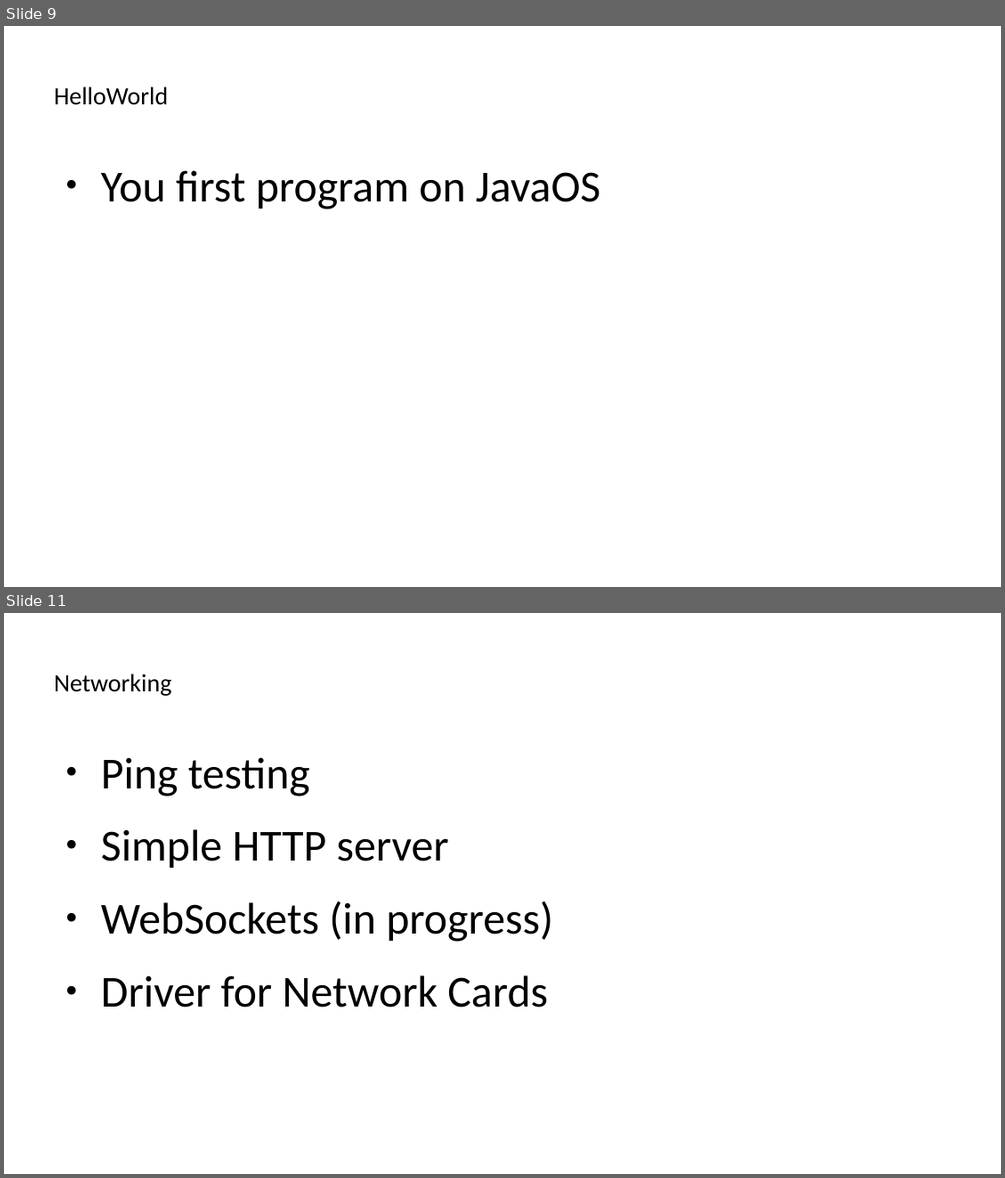
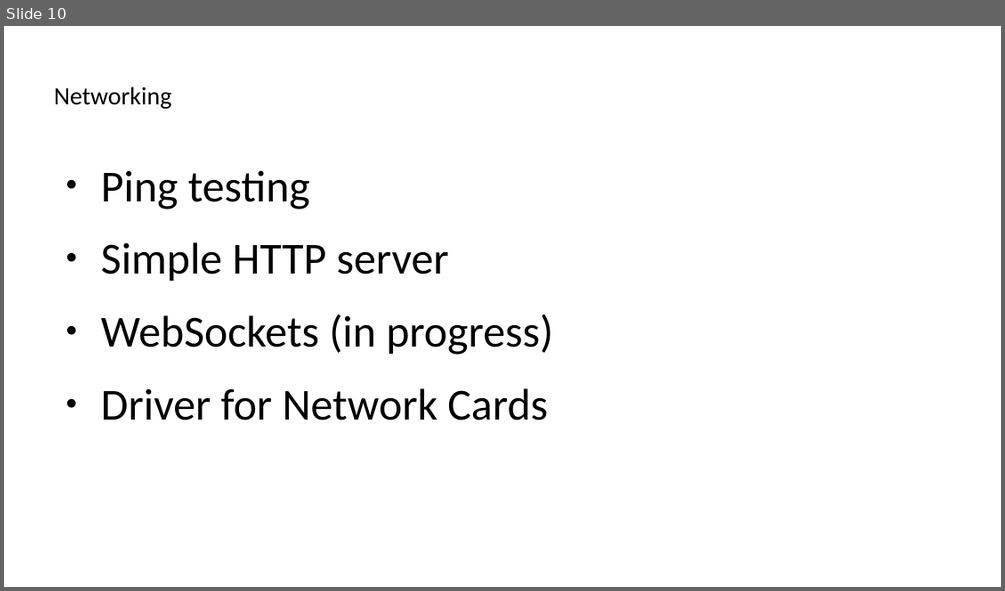
Before and after one commit to sPyOpenSource/applications, a slide deck: COC/docs/Ep1-This-App-Skips-Login-Screen.odp. Shown one above the other, each under a label of ours: slides 9 and 11 before the commit, slide 10 after it; the slides between them are not shown. The pictures are 1005x1178 and 1005x591 pixels, drawn with LibreOffice and Linux fonts; fonts in the diff are those of the drawing. Boxes give left, top, right and bottom in pixels: in the first picture for what was removed or moved away, otherwise in the second. Text is boxed around its words. In the diff, an @@ line names an element or a change of style, - is before the commit and + after.

```diff
--- a/COC/docs/Ep1-This-App-Skips-Login-Screen.odp
+++ b/COC/docs/Ep1-This-App-Skips-Login-Screen.odp
@@ slide 9 removed at <box>4,26,1001,587</box>, background #FFFFFF @@
@@ title removed at <box>54,87,168,105</box> @@
-HelloWorld
@@ text removed at <box>101,170,600,209</box> @@
-● You first program on JavaOS
@@ what was slide 11 is now slide 10 @@
```
Also in this commit, not shown: 1 slide changed, 6 other files.
